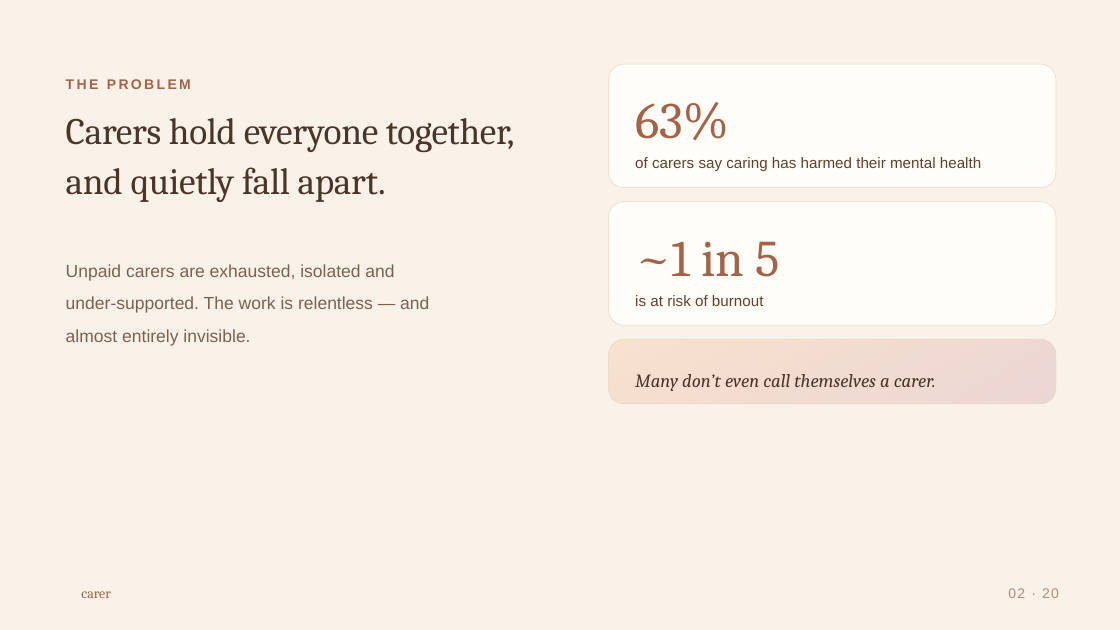
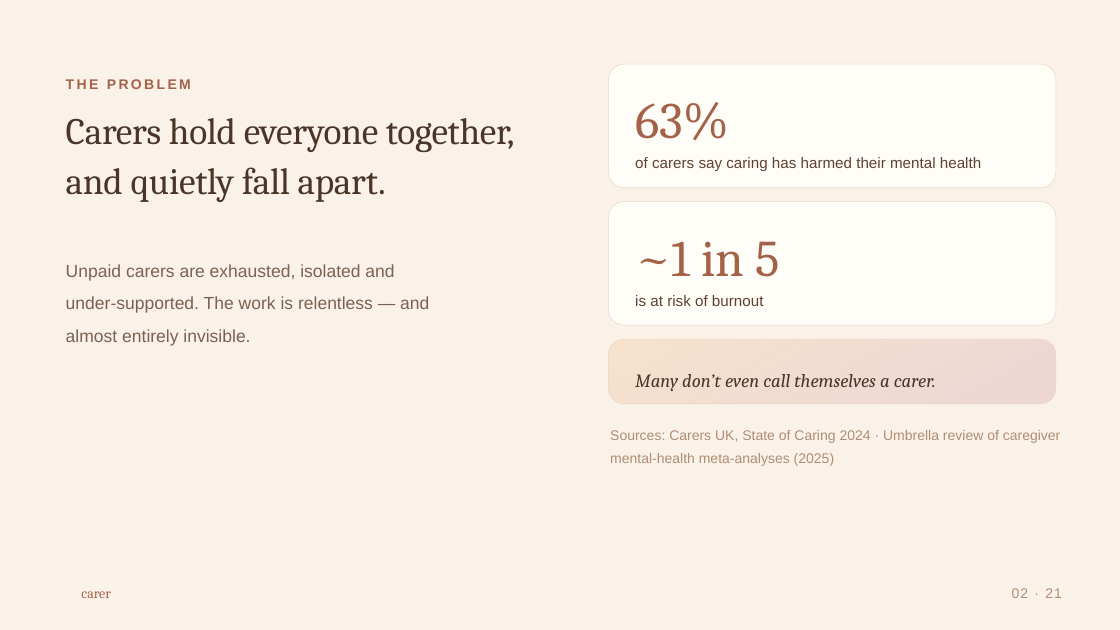
Before and after one commit to ranazia517/carer_social, a slide deck: slide 2 of slides/carer-pitch-deck.pptx. Drawn at 1120x630 pixels with LibreOffice and Linux fonts; fonts in the diff are those of the drawing; background and template pictures are left out. Boxes give left, top, right and bottom in pixels: in the first picture for what was removed or moved away, otherwise in the second. Text is boxed around its words. In the diff, an @@ line names an element or a change of style, - is before the commit and + after.

```diff
--- a/slides/carer-pitch-deck.pptx
+++ b/slides/carer-pitch-deck.pptx
@@ text added at (610, 430, 1061, 466), 18 pt, text #B08D74 @@
+Sources: Carers UK, State of Caring 2024 · Umbrella review of caregiver mental-health meta-analyses (2025)
@@ text at (1012, 588, 1062, 598): text changed @@
-02 · 20
+02 · 21
```
Also in this commit, not shown: 18 other slides changed, 1 slide added, 24 other files.
